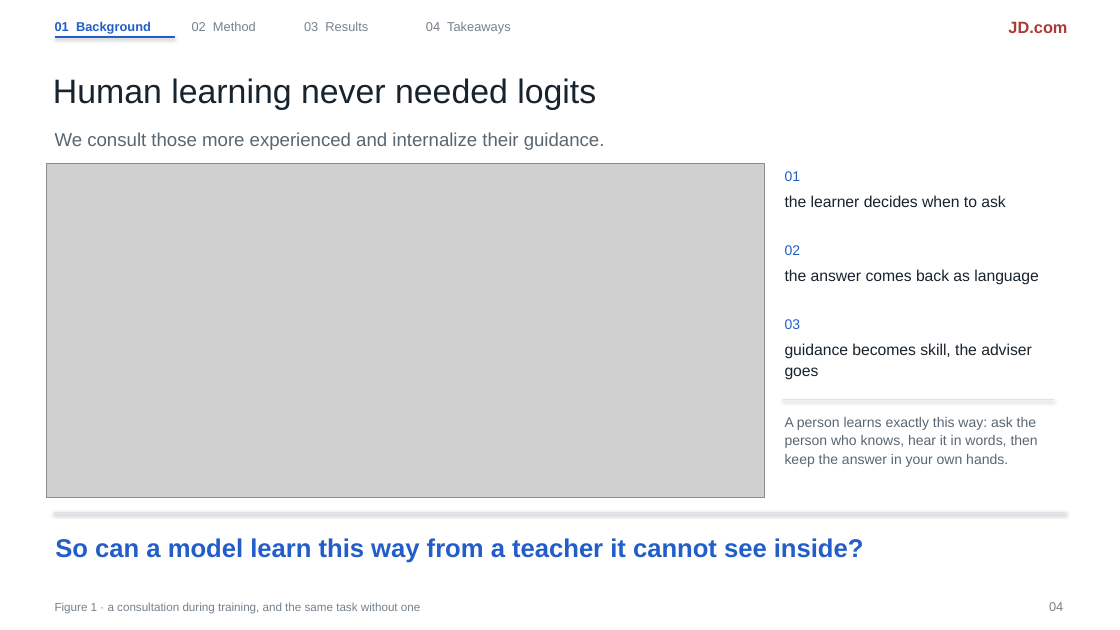
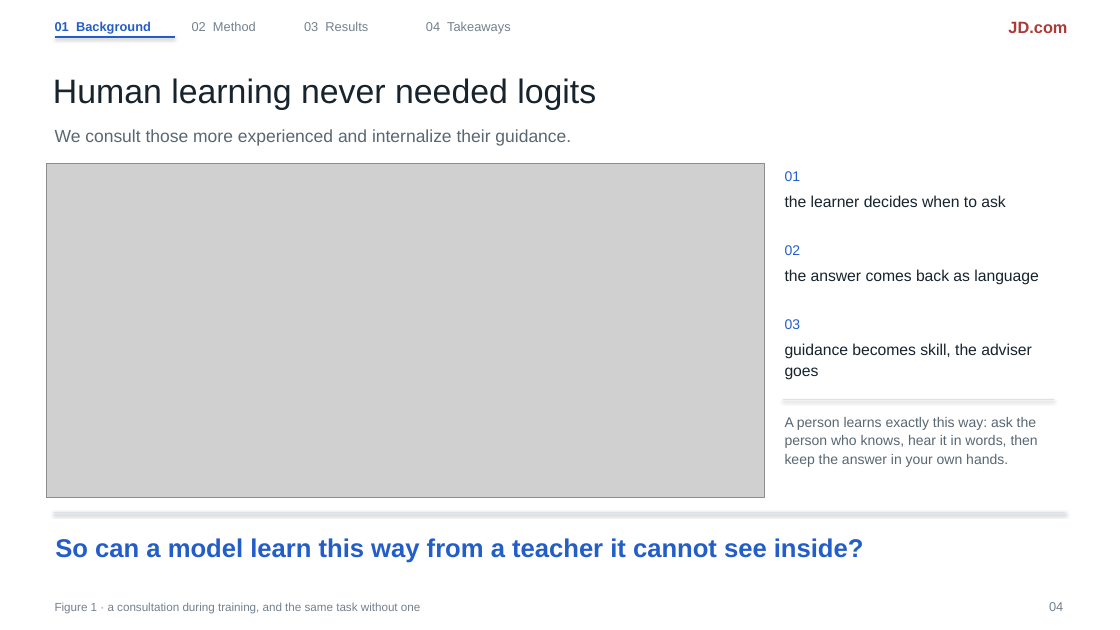
Before and after one commit to liruiluo/communicative-opsd, a slide deck: slide 4 of assets/slides/copd-slides.pptx. Drawn at 1120x630 pixels with LibreOffice and Linux fonts; fonts in the diff are those of the drawing; grey boxes stand for pictures. Boxes give left, top, right and bottom in pixels: in the first picture for what was removed or moved away, otherwise in the second. Text is boxed around its words. In the diff, an @@ line names an element or a change of style, - is before the commit and + after.

```diff
--- a/assets/slides/copd-slides.pptx
+++ b/assets/slides/copd-slides.pptx
@@ text "We consult those more experienced ..." at bbox=[55, 129, 571, 146]: size 16 to 15 pt @@
```
Also in this commit, not shown: 11 other slides changed, 1 other file.
